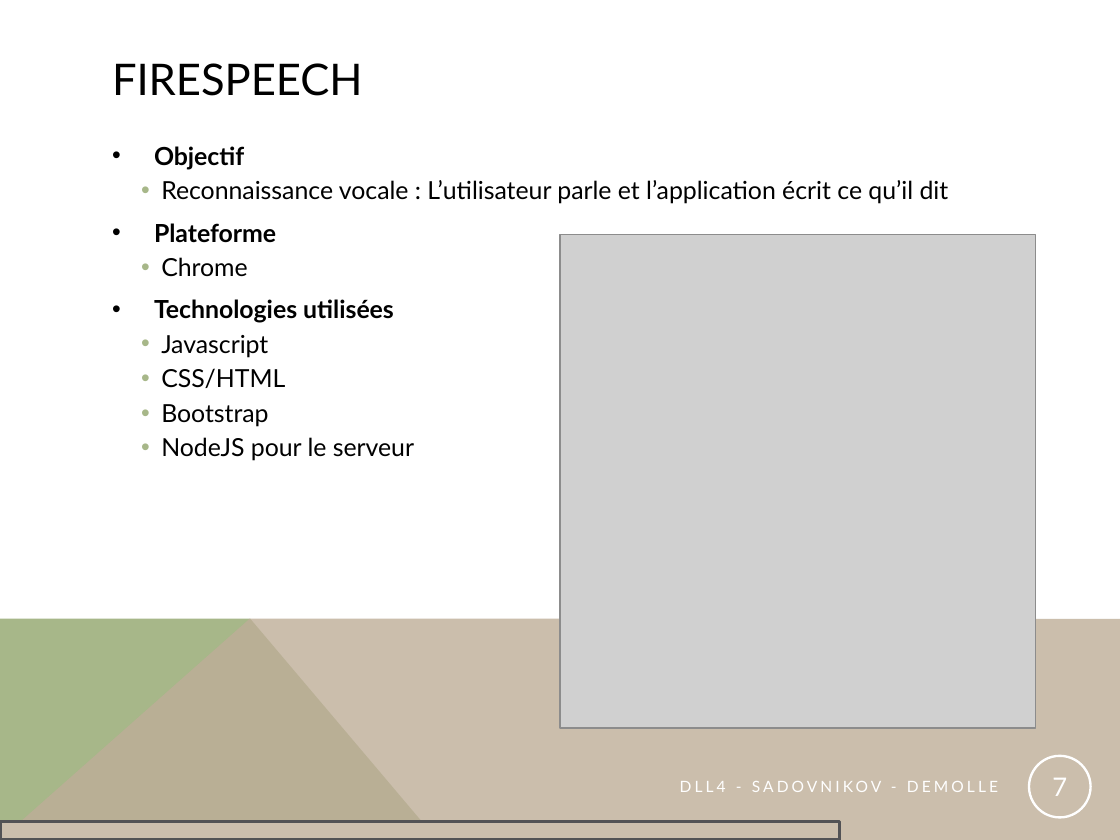
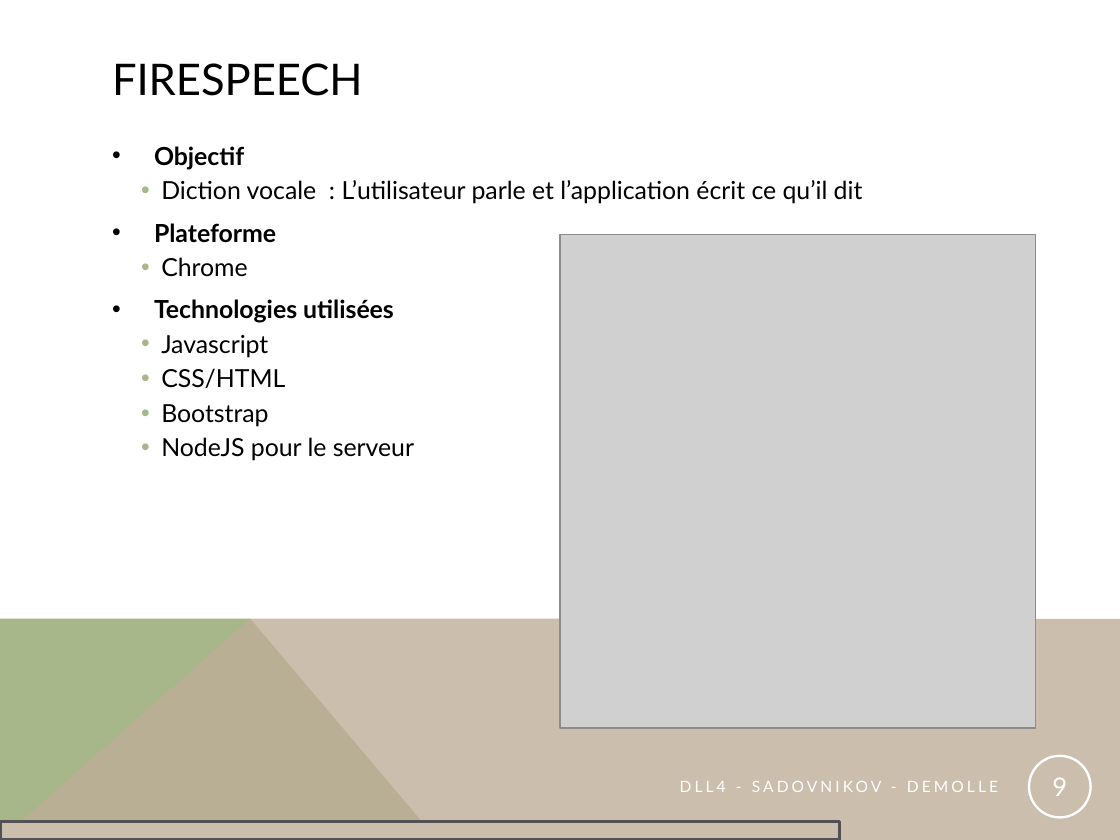
Before and after one commit to mikaSez/DLL4-VoiceInputFOS, a slide deck: slide 9 of DLL4_M2A_SADOVNIKOV_DEMOLLE.pptm (slide 7 before the commit). Drawn at 1120x840 pixels with LibreOffice and Linux fonts; fonts in the diff are those of the drawing; grey boxes stand for pictures. Boxes give left, top, right and bottom in pixels: in the first picture for what was removed or moved away, otherwise in the second. Text is boxed around its words. In the diff, an @@ line names an element or a change of style, - is before the commit and + after.

```diff
--- a/DLL4_M2A_SADOVNIKOV_DEMOLLE.pptm
+++ b/DLL4_M2A_SADOVNIKOV_DEMOLLE.pptm
@@ text at box(161, 180, 863, 204): text changed @@
-    • Reconnaissance vocale : L’utilisateur parle et l’application écrit ce qu’il dit
+    • Diction vocale : L’utilisateur parle et l’application écrit ce qu’il dit
@@ page number at box(1052, 777, 1067, 796): text changed @@
-7
+9
```
Also in this commit, not shown: 4 other slides changed, 2 slides added.
